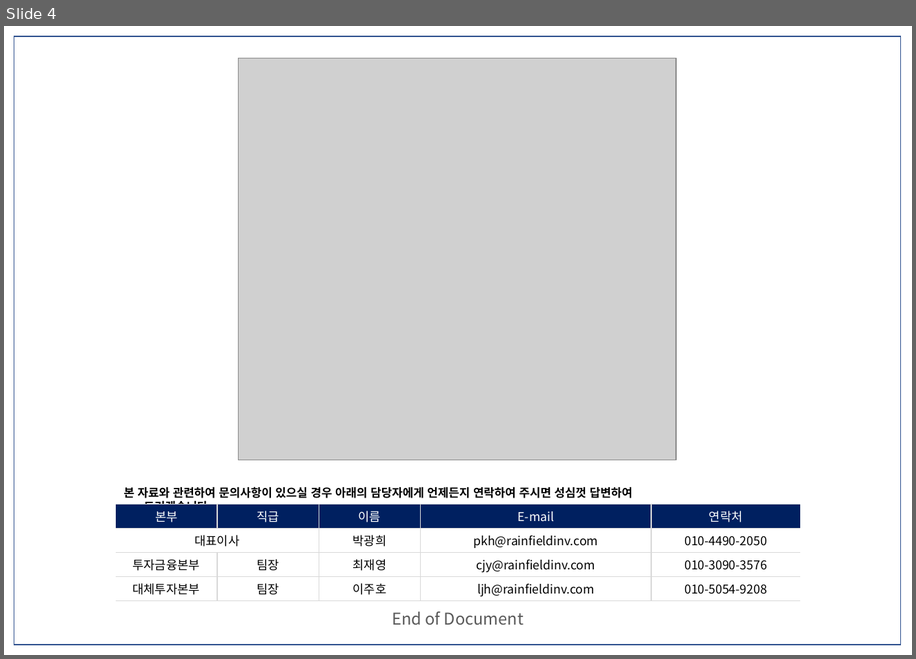
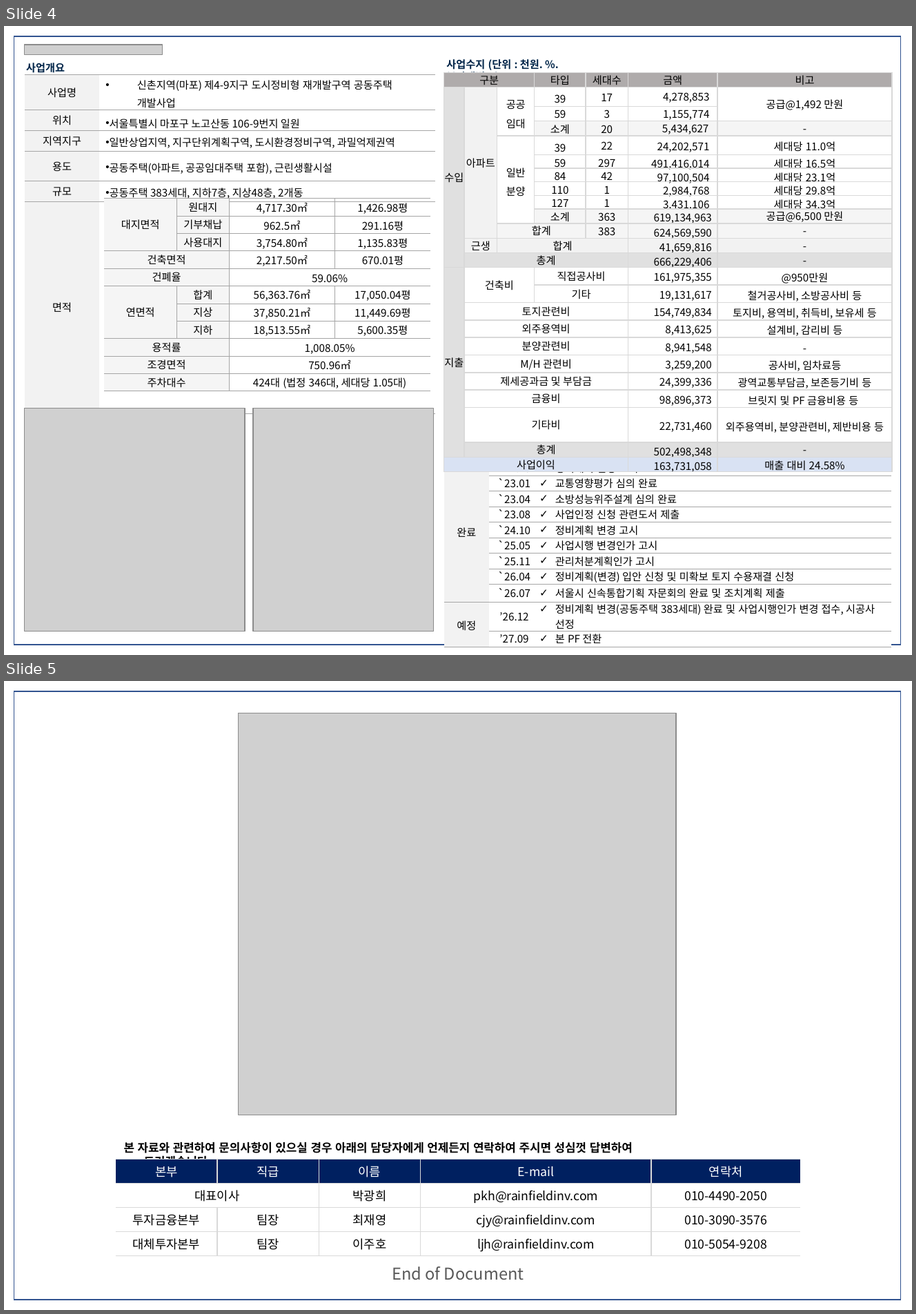
Before and after one commit to rainfieldinv-cell/rainfield-im-tools, a slide deck: IM 요약본/layout/요약본 레이아웃.pptx. Shown one above the other, each under a label of ours: slide 4 before the commit, slides 4 and 5 after it. The pictures are 916x659 and 916x1314 pixels, drawn with LibreOffice and Linux fonts; fonts in the diff are those of the drawing; grey boxes stand for pictures. Boxes give left, top, right and bottom in pixels: in the first picture for what was removed or moved away, otherwise in the second. Text is boxed around its words. In the diff, an @@ line names an element or a change of style, - is before the commit and + after.

```diff
--- a/IM 요약본/layout/요약본 레이아웃.pptx
+++ b/IM 요약본/layout/요약본 레이아웃.pptx
@@ slide 4 added at <box>4,26,912,655</box>, background #FFFFFF @@
@@ frame added at <box>14,36,901,644</box>, fill #4472C4, outline #325491 1 pt @@
@@ picture added at <box>25,45,163,54</box> @@
@@ text added at <box>26,63,65,75</box>, 9 pt, text #012549, bold @@
+사업개요
@@ text added at <box>446,59,543,84</box>, 9 pt, text #012549, bold @@
+사업수지 (단위 : 천원. %. 부가세별도)
@@ table added at <box>25,74,435,399</box>, 6 rows, 2 columns @@
+사업명 | 신촌지역(마포) 제4-9지구 도시정비형 재개발구역 공동주택 개발사업
+위치 | 서울특별시 마포구 노고산동 106-9번지 일원
+지역지구 | 일반상업지역, 지구단위계획구역, 도시환경정비구역, 과밀억제권역
+용도 | 공동주택(아파트, 공공임대주택 포함), 근린생활시설
+규모 | 공동주택 383세대, 지하7층, 지상48층, 2개동
+면적 | 
@@ table added at <box>444,72,892,617</box>, 24 rows, 7 columns @@
+구분 |  |  | 타입 | 세대수 | 금액 | 비고
+수입 | 아파트 | 공공 / 임대 | 39 | 17 | 4,278,853 | 공급@1,492 만원
+ |  |  | 59 | 3 | 1,155,774 | 
+ |  |  | 소계 | 20 | 5,434,627 | -
+ |  | 일반 / 분양 | 39 | 22 | 24,202,571 | 세대당 11.0억
+ |  |  | 59 | 297 | 491,416,014 | 세대당 16.5억
+ |  |  | 84 | 42 | 97,100,504 | 세대당 23.1억
+ |  |  | 110 | 1 | 2,984,768 | 세대당 29.8억
+ |  |  | 127 | 1 | 3,431,106 | 세대당 34.3억
+ |  |  | 소계 | 363 | 619,134,963 | 공급@6,500 만원
+ |  | 합계 |  | 383 | 624,569,590 | -
+ | 근생 | 합계 |  |  | 41,659,816 | -
+ | 총계 |  |  |  | 666,229,406 | -
+지출 | 건축비 |  | 직접공사비 |  | 161,975,355 | @950만원
+ |  |  | 기타 |  | 19,131,617 | 철거공사비, 소방공사비 등
+ | 토지관련비 |  |  |  | 154,749,834 | 토지비, 용역비, 취득비, 보유세 등
+ | 외주용역비 |  |  |  | 8,413,625 | 설계비, 감리비 등
+ | 분양관련비 |  |  |  | 8,941,548 | -
+ | M/H 관련비 |  |  |  | 3,259,200 | 공사비, 임차료등
+ | 제세공과금 및 부담금 |  |  |  | 24,399,336 | 광역교통부담금, 보존등기비 등
+ | 금융비 |  |  |  | 98,896,373 | 브릿지 및 PF 금융비용 등
+ | 기타비 |  |  |  | 22,731,460 | 외주용역비, 분양관련비, 제반비용 등
+ | 총계 |  |  |  | 502,498,348 | -
+사업이익 |  |  |  |  | 163,731,058 | 매출 대비 24.58%
@@ table added at <box>104,198,431,392</box>, 11 rows, 4 columns @@
+대지면적 | 원대지 | 4,717.30㎡ | 1,426.98평
+ | 기부채납 | 962.5㎡ | 291.16평
+ | 사용대지 | 3,754.80㎡ | 1,135.83평
+건축면적 |  | 2,217.50㎡ | 670.01평
+건폐율 |  | 59.06% | 
+연면적 | 합계 | 56,363.76㎡ | 17,050.04평
+ | 지상 | 37,850.21㎡ | 11,449.69평
+ | 지하 | 18,513.55㎡ | 5,600.35평
+용적률 |  | 1,008.05% | 
+조경면적 |  | 750.96㎡ | 
+주차대수 |  | 424대 (법정 346대, 세대당 1.05대) | 
@@ picture added at <box>25,408,245,631</box> @@
@@ picture added at <box>253,408,433,631</box> @@
@@ table added at <box>444,460,892,646</box>, 11 rows, 3 columns @@
+완료 | `22.10 | 정비계획 변경 고시
+ | `23.01 | 교통영향평가 심의 완료
+ | `23.04 | 소방성능위주설계 심의 완료
+ | `23.08 | 사업인정 신청 관련도서 제출
+ | `24.10 | 정비계획 변경 고시
+ | `25.05 | 사업시행 변경인가 고시
+ | `25.11 | 관리처분계획인가 고시
+ | `26.04 | 정비계획(변경) 입안 신청 및 미확보 토지 수용재결 신청
+ | `26.07 | 서울시 신속통합기획 자문회의 완료 및 조치계획 제출
+예정 | ’26.12 | 정비계획 변경(공동주택 383세대) 완료 및 사업시행인가 변경 접수, 시공사 선정
+ | ’27.09 | 본 PF 전환
@@ what was slide 4 is now slide 5 @@
```
Also in this commit, not shown: 1 slide changed, 1 other slide added, 1 slide removed, 28 other files.
